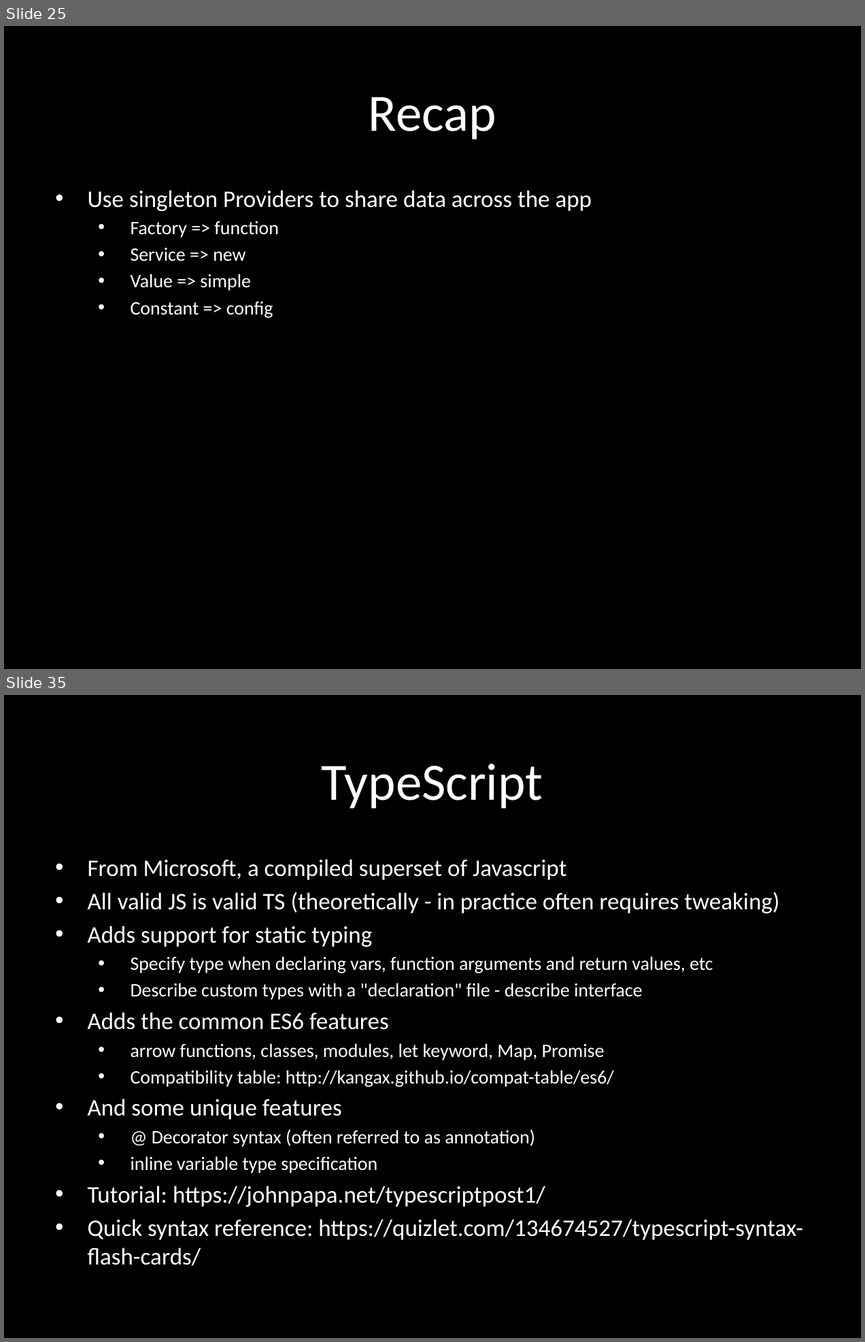
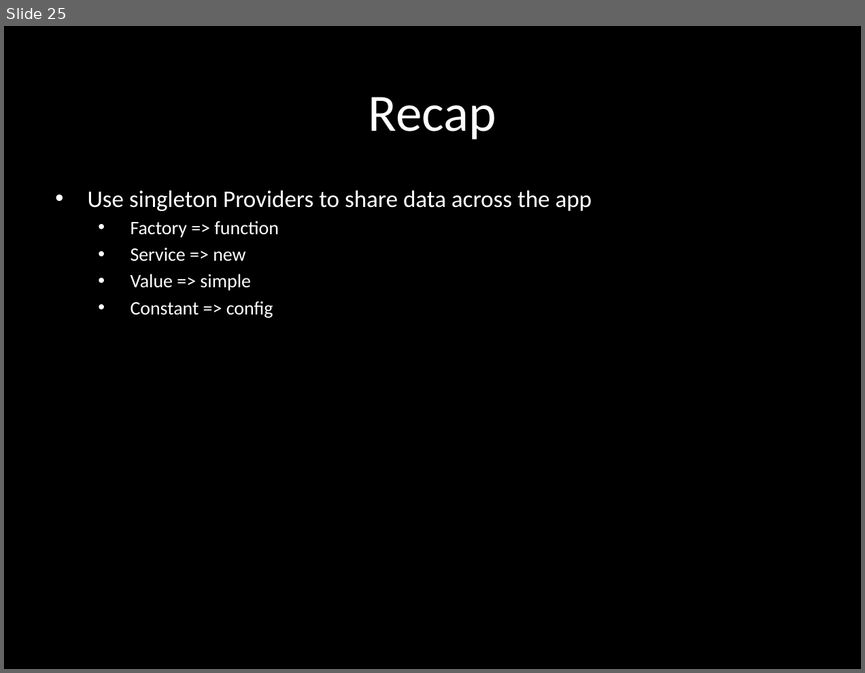
Before and after one commit to eliasjames/training-angular, a slide deck: slides/Angular Slides Day 2.pptx. Shown one above the other, each under a label of ours: slides 25 and 35 before the commit, slide 25 after it; the slides between them are not shown. The pictures are 865x1342 and 865x673 pixels, drawn with LibreOffice and Linux fonts; fonts in the diff are those of the drawing. Boxes give left, top, right and bottom in pixels: in the first picture for what was removed or moved away, otherwise in the second. Text is boxed around its words. In the diff, an @@ line names an element or a change of style, - is before the commit and + after.

```diff
--- a/slides/Angular Slides Day 2.pptx
+++ b/slides/Angular Slides Day 2.pptx
@@ slide 35 removed at box(4, 695, 861, 1338), background #000000 @@
@@ title removed at box(322, 764, 543, 809) @@
-TypeScript
@@ subtitle removed at box(88, 859, 803, 1266) @@
-• From Microsoft, a compiled superset of Javascript
-• All valid JS is valid TS (theoretically - in practice often requires tweaking)
-• Adds support for static typing
-  • Specify type when declaring vars, function arguments and return values, etc
-  • Describe custom types with a "declaration" file - describe interface
-• Adds the common ES6 features
-  • arrow functions, classes, modules, let keyword, Map, Promise
-  • Compatibility table: http://kangax.github.io/compat-table/es6/
-• And some unique features
-  • @ Decorator syntax (often referred to as annotation)
-  • inline variable type specification
-• Tutorial: https://johnpapa.net/typescriptpost1/
-• Quick syntax reference: https://quizlet.com/134674527/typescript-syntax-flash-cards/
```
Also in this commit, not shown: 7 slides changed, 1 slide added, 12 other slides removed, 1 other file.
